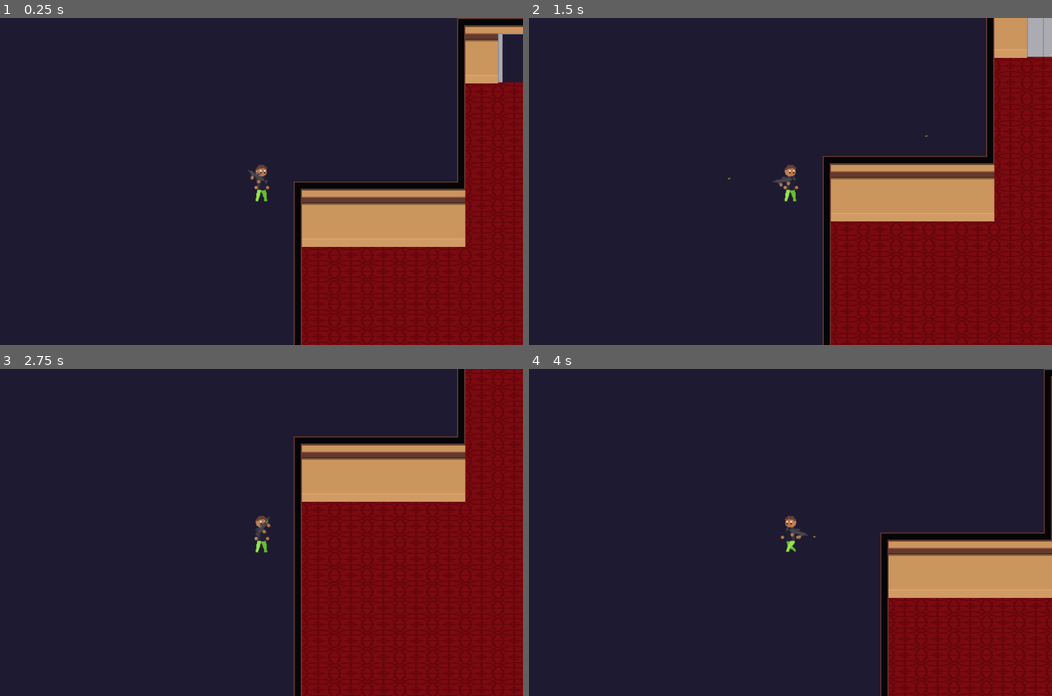
Above: before the commit, frames 1-4 (two rows, left to right).
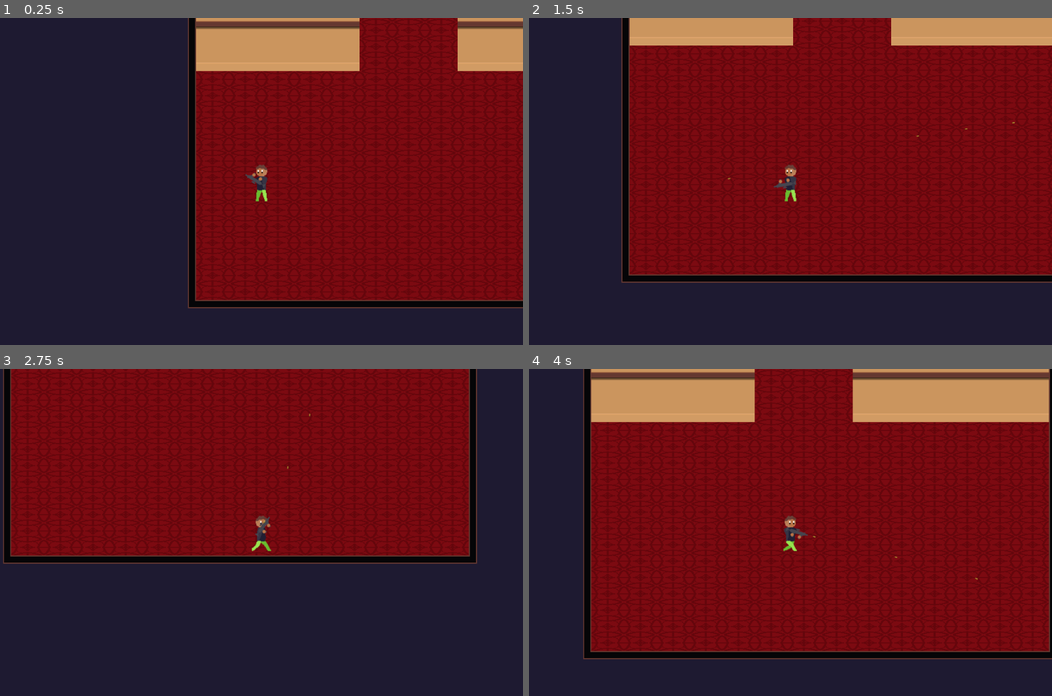
Above: after the commit, the same moments.

Repository: sirBamson/borlaier
Game: Godot game, scene res://Scenes/SceneController.tscn
Same seed, same stepped clock (60 frames per second), same inputs: the game is played once before the commit and once after it.
Inputs (mouse positions are in pixels of both pictures, inside the frame that each line leads up to):
- Up to frame 1 (0.25 s): no input
- Up to frame 2 (1.5 s): tap Enter (ui_accept) at 0.5, 0.77 s; move the mouse to (905, 165) at 0.52 s; hold Right (ui_right) 0.53-1.28 s; hold Space (fire) 0.53-1.28 s; move the mouse to (685, 197) at 1.27 s; hold Down (ui_down) from 1.28 s (still down); tap Space (fire) at 1.35 s
- Up to frame 3 (2.75 s): tap Enter (ui_accept) at 1.52 s; move the mouse to (313, 460) at 2.02 s; release Down (ui_down) at 2.03 s; hold Right (ui_right) from 2.03 s (still down); hold Space (fire) from 2.03 s (still down)
- Up to frame 4 (4 s): move the mouse to (764, 597) at 2.77 s; release Right (ui_right) at 2.78 s; release Space (fire) at 2.78 s; hold Up (ui_up) 2.78-3.53 s; tap Space (fire) at 2.85 s; tap Enter (ui_accept) at 3.02, 3.77 s; move the mouse to (947, 581) at 3.52 s; hold Left (ui_left) from 3.53 s (still down); hold Space (fire) from 3.53 s (still down)

The runs differ from the first frame. In frame 1, 49% of the frame differs, in the area x 35-100%, y 0-100%; in frame 2, 62%; in frame 3, 71%; in frame 4, 78%, in the area x 10-100%, y 0-100%.

Commit message:
Added sprite without hands

Diff:
--- a/Scenes/Levels/LevelTemplate.tscn
+++ b/Scenes/Levels/LevelTemplate.tscn
@@ -1,6 +1,5 @@
-[gd_scene load_steps=29 format=2]
-
-[ext_resource path="res://Assets/White_square.png" type="Texture" id=1]
+[gd_scene load_steps=28 format=2]
+
 [ext_resource path="res://Assets/casino_tilemap_more_tiles.png" type="Texture" id=2]
 [ext_resource path="res://Scenes/Player.tscn" type="PackedScene" id=3]
 [ext_resource path="res://Assets/White_square.png" type="Texture" id=4]
@@ -580,7 +579,7 @@
 modulate = Color( 0.121569, 0.105882, 0.196078, 1 )
 anchor_right = 1.0
 anchor_bottom = 1.0
-texture = ExtResource( 1 )
+texture = ExtResource( 4 )
 expand = true
 
 [node name="Floor" type="TileMap" parent="."]
@@ -597,10 +596,3 @@
 [node name="Walls" type="TileMap" parent="."]
 tile_set = SubResource( 24 )
 format = 1
-
-[node name="Light2D" type="Light2D" parent="."]
-position = Vector2( 256, 0 )
-texture = ExtResource( 4 )
-color = Color( 1, 0.772549, 0, 1 )
-energy = 0.5
-shadow_enabled = true
--- a/Scenes/Player.tscn
+++ b/Scenes/Player.tscn
@@ -1,14 +1,21 @@
-[gd_scene load_steps=24 format=2]
+[gd_scene load_steps=43 format=2]
 
 [ext_resource path="res://Assets/animated_right-Sheet.png" type="Texture" id=1]
 [ext_resource path="res://Scripts/Player.gd" type="Script" id=2]
 [ext_resource path="res://Scenes/Gun.tscn" type="PackedScene" id=3]
+[ext_resource path="res://Assets/no_hands_left-Sheet.png" type="Texture" id=4]
 [ext_resource path="res://Assets/animated_left-Sheet.png" type="Texture" id=5]
+[ext_resource path="res://Assets/no_hands_right-Sheet.png" type="Texture" id=6]
 
 [sub_resource type="CapsuleShape2D" id=1]
 radius = 12.0
 height = 36.0
 
+[sub_resource type="AtlasTexture" id=20]
+flags = 4
+atlas = ExtResource( 5 )
+region = Rect2( 0, 0, 64, 64 )
+
 [sub_resource type="AtlasTexture" id=19]
 flags = 4
 atlas = ExtResource( 1 )
@@ -52,6 +59,86 @@
 [sub_resource type="AtlasTexture" id=9]
 flags = 4
 atlas = ExtResource( 5 )
+region = Rect2( 448, 0, 64, 64 )
+
+[sub_resource type="AtlasTexture" id=35]
+flags = 4
+atlas = ExtResource( 4 )
+region = Rect2( 0, 0, 64, 64 )
+
+[sub_resource type="AtlasTexture" id=36]
+flags = 4
+atlas = ExtResource( 6 )
+region = Rect2( 448, 0, 64, 64 )
+
+[sub_resource type="AtlasTexture" id=21]
+flags = 4
+atlas = ExtResource( 4 )
+region = Rect2( 64, 0, 64, 64 )
+
+[sub_resource type="AtlasTexture" id=22]
+flags = 4
+atlas = ExtResource( 4 )
+region = Rect2( 128, 0, 64, 64 )
+
+[sub_resource type="AtlasTexture" id=23]
+flags = 4
+atlas = ExtResource( 4 )
+region = Rect2( 192, 0, 64, 64 )
+
+[sub_resource type="AtlasTexture" id=24]
+flags = 4
+atlas = ExtResource( 4 )
+region = Rect2( 256, 0, 64, 64 )
+
+[sub_resource type="AtlasTexture" id=25]
+flags = 4
+atlas = ExtResource( 4 )
+region = Rect2( 320, 0, 64, 64 )
+
+[sub_resource type="AtlasTexture" id=26]
+flags = 4
+atlas = ExtResource( 4 )
+region = Rect2( 384, 0, 64, 64 )
+
+[sub_resource type="AtlasTexture" id=27]
+flags = 4
+atlas = ExtResource( 4 )
+region = Rect2( 448, 0, 64, 64 )
+
+[sub_resource type="AtlasTexture" id=28]
+flags = 4
+atlas = ExtResource( 6 )
+region = Rect2( 64, 0, 64, 64 )
+
+[sub_resource type="AtlasTexture" id=29]
+flags = 4
+atlas = ExtResource( 6 )
+region = Rect2( 128, 0, 64, 64 )
+
+[sub_resource type="AtlasTexture" id=30]
+flags = 4
+atlas = ExtResource( 6 )
+region = Rect2( 192, 0, 64, 64 )
+
+[sub_resource type="AtlasTexture" id=31]
+flags = 4
+atlas = ExtResource( 6 )
+region = Rect2( 256, 0, 64, 64 )
+
+[sub_resource type="AtlasTexture" id=32]
+flags = 4
+atlas = ExtResource( 6 )
+region = Rect2( 320, 0, 64, 64 )
+
+[sub_resource type="AtlasTexture" id=33]
+flags = 4
+atlas = ExtResource( 6 )
+region = Rect2( 384, 0, 64, 64 )
+
+[sub_resource type="AtlasTexture" id=34]
+flags = 4
+atlas = ExtResource( 6 )
 region = Rect2( 448, 0, 64, 64 )
 
 [sub_resource type="AtlasTexture" id=10]
@@ -96,14 +183,39 @@
 
 [sub_resource type="SpriteFrames" id=18]
 animations = [ {
+"frames": [ SubResource( 20 ) ],
+"loop": true,
+"name": "IdleLeft",
+"speed": 0.0
+}, {
 "frames": [ SubResource( 19 ) ],
 "loop": true,
-"name": "Idle",
+"name": "IdleRight",
 "speed": 0.0
 }, {
 "frames": [ SubResource( 2 ), SubResource( 3 ), SubResource( 4 ), SubResource( 5 ), SubResource( 6 ), SubResource( 7 ), SubResource( 8 ), SubResource( 9 ) ],
 "loop": true,
 "name": "Left",
+"speed": 16.0
+}, {
+"frames": [ SubResource( 35 ) ],
+"loop": true,
+"name": "NoHandsIdleLeft",
+"speed": 0.0
+}, {
+"frames": [ SubResource( 36 ) ],
+"loop": true,
+"name": "NoHandsIdleRight",
+"speed": 0.0
+}, {
+"frames": [ SubResource( 21 ), SubResource( 22 ), SubResource( 23 ), SubResource( 24 ), SubResource( 25 ), SubResource( 26 ), SubResource( 27 ) ],
+"loop": true,
+"name": "NoHandsLeft",
+"speed": 16.0
+}, {
+"frames": [ SubResource( 28 ), SubResource( 29 ), SubResource( 30 ), SubResource( 31 ), SubResource( 32 ), SubResource( 33 ), SubResource( 34 ) ],
+"loop": true,
+"name": "NoHandsRight",
 "speed": 16.0
 }, {
 "frames": [ SubResource( 10 ), SubResource( 11 ), SubResource( 12 ), SubResource( 13 ), SubResource( 14 ), SubResource( 15 ), SubResource( 16 ), SubResource( 17 ) ],
@@ -127,6 +239,7 @@
 [node name="PlayerSprite" type="AnimatedSprite" parent="."]
 position = Vector2( 0, 1.90735e-06 )
 frames = SubResource( 18 )
-animation = "Idle"
+animation = "NoHandsIdleLeft"
 
 [node name="Gun" parent="." instance=ExtResource( 3 )]
+scale = Vector2( 1, 1 )
--- a/Scripts/Player.gd
+++ b/Scripts/Player.gd
@@ -3,15 +3,18 @@
 
 signal player_dead
 
-var gun = preload("res://Scenes/Gun.tscn")
+var direction: Vector2 = Vector2.ZERO
+var velocity: Vector2 = Vector2.ZERO
+var healt: int = PlayerGlobals.player_healt
+var has_gun: bool = false
+
+export var speed = 250
 
 
-var _direction: Vector2 = Vector2.ZERO
-var _velocity: Vector2 = Vector2.ZERO
-var _healt: int = PlayerGlobals.player_healt
-var gun_position = global_position
-
-export var speed = 250
+func _ready() -> void:
+	for child in get_children():
+		if child.name == "Gun":
+			has_gun = true
 
 
 func _physics_process(_delta: float) -> void:
@@ -19,54 +22,48 @@
 
 
 func _movment() -> void:
-	_velocity = Vector2.ZERO
+	velocity = Vector2.ZERO
 	if Input.is_action_pressed("ui_up"):
-		_velocity += Vector2.UP
+		velocity += Vector2.UP
 	if Input.is_action_pressed("ui_down"):
-		_velocity += Vector2.DOWN
+		velocity += Vector2.DOWN
 	if Input.is_action_pressed("ui_right"):
-		_velocity += Vector2.RIGHT
+		velocity += Vector2.RIGHT
 	if Input.is_action_pressed("ui_left"):
-		_velocity += Vector2.LEFT
+		velocity += Vector2.LEFT
 
 
-	_direction = _velocity
+	direction = velocity
 
-	if _direction.x > 0:
-		$PlayerSprite.play("Right")
-	elif _direction.x < 0:
-		$PlayerSprite.play("Left")
-	elif _direction.y > 0:
-		$PlayerSprite.play("Right")
-	elif _direction.y < 0:
-		$PlayerSprite.play("Right")
-	else:
-		$PlayerSprite.play("Idle")
-
-	_velocity = _velocity.normalized() * speed
-	_velocity = move_and_slide(_velocity)
+	if has_gun and direction != Vector2.ZERO:
+		if get_global_mouse_position().x < global_position.x:
+			direction.x = -1
+		else:
+			direction.x = 1
+	elif has_gun:
+		if get_global_mouse_position().x < global_position.x:
+			$PlayerSprite.play("NoHandsIdleLeft")
+		else:
+			$PlayerSprite.play("NoHandsIdleRight")
 
 
-func _process(delta: float) -> void:
-	var mouse_position = get_global_mouse_position()
-	if mouse_position.x < (gun_position.x):
-		#bullet_instance.position = get_global_position() + (Vector2(23, 0).rotated(rotation))
-		$Gun.flip_v = true
+	if direction.x > 0:
+		$PlayerSprite.play("NoHandsRight")
+	elif direction.x < 0:
+		$PlayerSprite.play("NoHandsLeft")
+	elif direction.y > 0:
+		$PlayerSprite.play("NoHandsRight")
+	elif direction.y < 0:
+		$PlayerSprite.play("NoHandsRight")
+	elif !has_gun:
+		$PlayerSprite.play("NoHandsIdleRight")
 
-	else:
-		$Gun.flip_v = false
+	velocity = velocity.normalized() * speed
+	velocity = move_and_slide(velocity)
 
 
 func take_damage(damage) -> void:
-	_healt -= damage
-	print(_healt)
+	healt -= damage
 
-	if _healt <= 0:
+	if healt <= 0:
 		emit_signal("player_dead")
-
-
-#func fire():
-#	var bullet_instance = bullet.instance()
-#	bullet_instance.position = get_global_mouse_position()
-#	bullet_instance.rotation_degrees = rotation_degrees
-#	bullet_instance.apply_impulse(Vector2())
--- a/project.godot
+++ b/project.godot
@@ -68,6 +68,7 @@
 2d_physics/layer_1="Walls"
 2d_physics/layer_2="Player"
 2d_physics/layer_3="Enemies"
+2d_physics/layer_4="Bullets"
 2d_physics/layer_8="Elevator"
 
 [physics]
Binary file added: Assets/no_hands_left-Sheet.png
Not shown, added: Assets/no_hands_left-Sheet.png.import
Binary file added: Assets/no_hands_right-Sheet.png
Not shown, added: Assets/no_hands_right-Sheet.png.import
